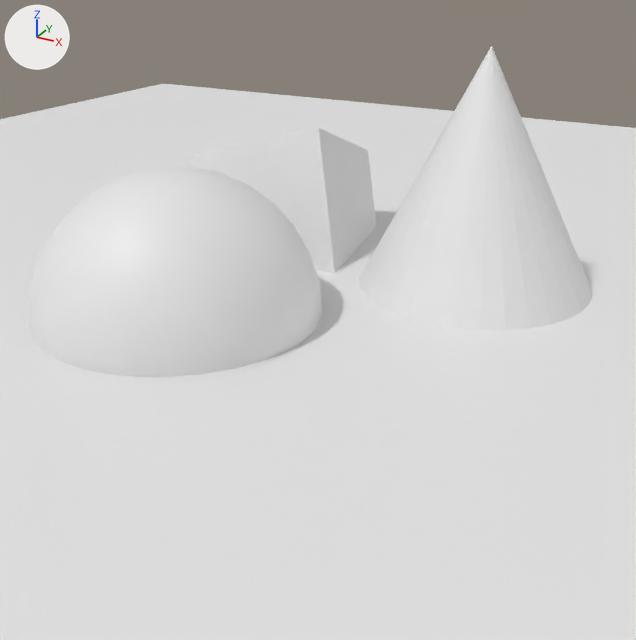
One commit to the glTF model html/asset/stage.gltf: the scene before it, then after it.
Rendered twice from a 50 mm lens placed at (2.66, -5.22, 2.42), pointed at (-0.19, -0.03, -0.18). Arrows for +X, +Y and +Z are at upper left; the lights stay in place.
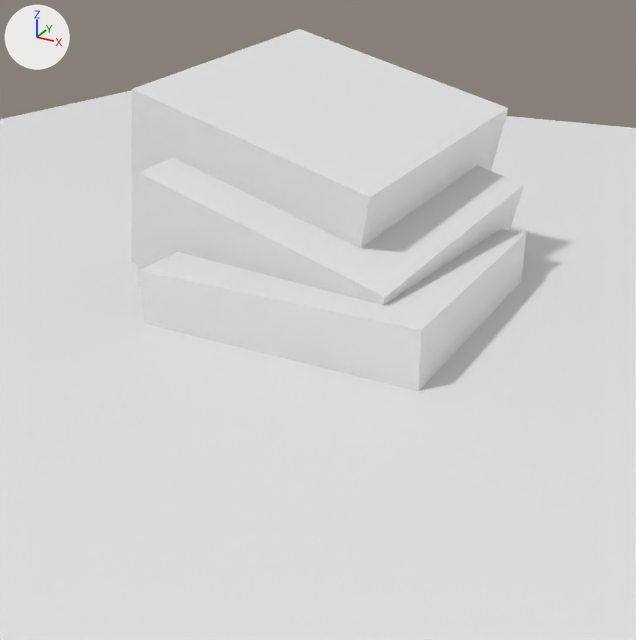
Commit message: update stage

Location of each change, (x1, y1, x2, y2) in pixels of the pictures (636 x 640 px):
```json
{"object": "Cube.002", "change": "added", "after": [132, 29, 508, 264]}
{"object": "Sphere", "change": "deleted", "before": [29, 166, 322, 377]}
{"object": "Cube", "change": "moved, turned, rescaled", "before": [191, 128, 376, 273], "after": [138, 157, 524, 305]}
{"object": "Cone", "change": "deleted", "before": [359, 46, 592, 330]}
{"object": "Cube.001", "change": "added", "after": [140, 229, 526, 391]}
```

The change, as JSON lines over the scene's bpy script:
```json
{"op": "remove", "block": "ob_sphere", "code": ["ob_sphere = bpy.data.objects.new('Sphere', me_sphere)", "ob_sphere.location = (-0.922, -0.714, 0.0)"]}
{"op": "remove", "block": "ob_cone", "code": ["ob_cone = bpy.data.objects.new('Cone', me_cone)", "ob_cone.location = (0.696, 0.789, 0.724)"]}
{"op": "set", "path": "ob_cube.scale", "old": "(0.579, 0.579, 0.579)", "new": "(1.0, 1.0, 1.0)"}
{"op": "set", "path": "ob_cube.location", "old": "(-1.083, 1.093, 0.159)", "new": "(-0.407, 0.429, -0.155)"}
{"op": "set", "path": "ob_cube.rotation_euler", "old": "(-0.366, -0.255, 0.178)", "new": "(0.128, 0.241, -0.0813)", "note": "degrees (-21, -15, 10) -> degrees (7.3, 14, -4.7)"}
{"op": "add", "block": "ob_cube_002", "code": ["ob_cube_002 = bpy.data.objects.new('Cube.002', me_cube)", "ob_cube_002.location = (-0.67, 0.738, 0.34)", "ob_cube_002.rotation_euler = (0.128, 0.241, -0.0813)  # degrees (7.3, 14, -4.7)"]}
{"op": "add", "block": "ob_cube_001", "code": ["ob_cube_001 = bpy.data.objects.new('Cube.001', me_cube)", "ob_cube_001.location = (0.0, 0.0, -0.614)"]}
```
